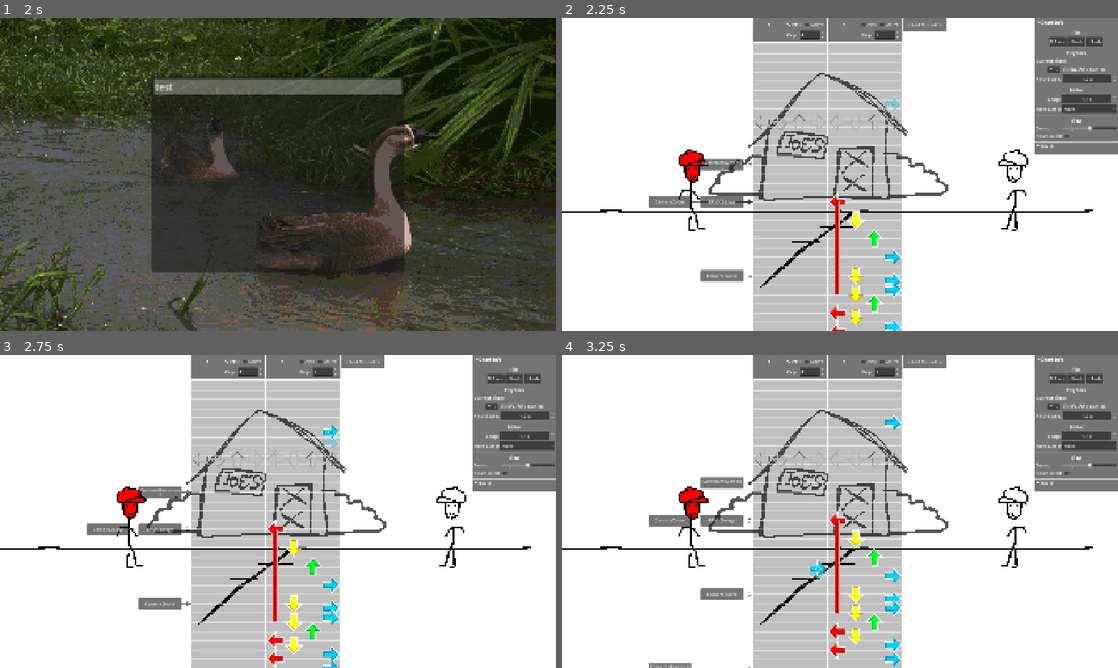
Above: before the commit, frames 1-4 (two rows, left to right).
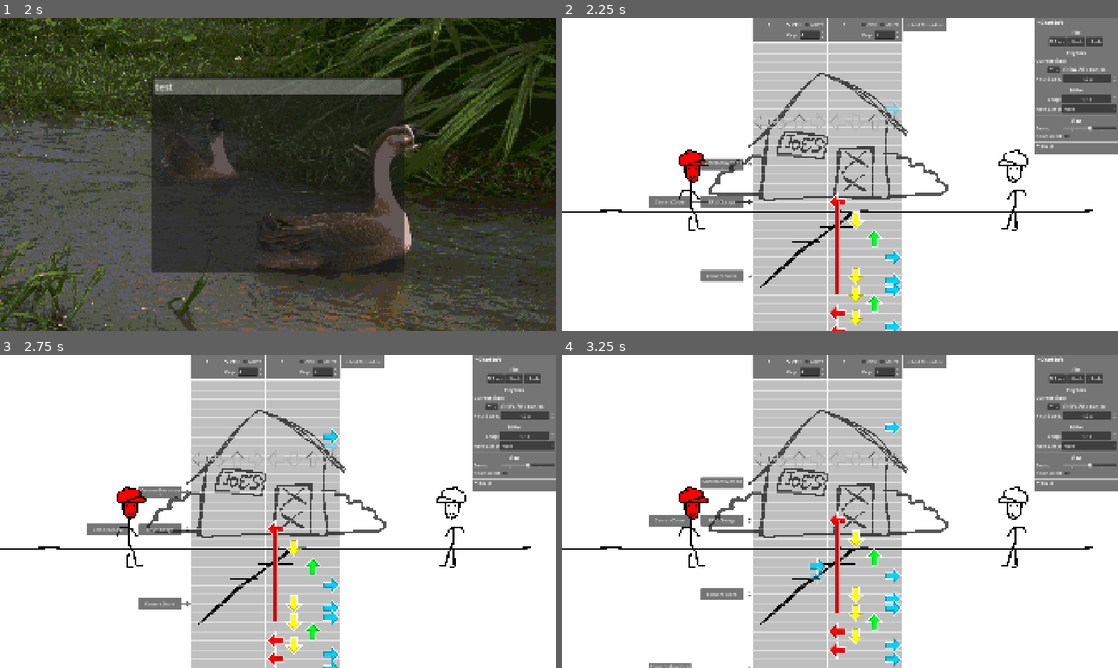
Above: after the commit, the same moments.

Repository: B3GD/b3gd
Game: Godot game, scene res://menus/freeplay/freeplay.tscn
The game is run twice, just before and just after one commit, with the same random seed, the same clock (stepped at 60 frames per second) and the same inputs. Sound files missing from this copy of the repository are replaced by a short silence.
Inputs (mouse positions are in pixels of both pictures, inside the frame that each line leads up to):
- Up to frame 1 (2 s): tap Enter at 0.5 s; move the mouse to (400, 158) at 0.52 s; hold Up (editor_time_up) 0.53-1.28 s; click (400, 158) at 0.67 s; tap Space (editor_pause) at 1.25 s; move the mouse to (166, 190) at 1.27 s; hold Down (editor_time_down) from 1.28 s (still down); click (166, 190) at 1.42 s
- Up to frame 2 (2.25 s): tap Enter at 2 s; move the mouse to (895, 105) at 2.02 s; release Down (editor_time_down) at 2.03 s; hold Up (editor_time_up) from 2.03 s (still down); click (895, 105) at 2.17 s
- Up to frame 3 (2.75 s): keep holding Up (editor_time_up)
- Up to frame 4 (3.25 s): keep holding Up (editor_time_up); move the mouse to (812, 574) at 2.77 s; click (812, 574) at 2.92 s

Frame 1 is identical in both runs. In frame 2, less than 0.1% of the frame differs, in the area x 58-61%, y 25-32%; in frame 3, 0.2%; in frame 4, 0.2%, in the area x 44-62%, y 19-73%.

Commit message:
snap done

Diff:
--- a/b3gd/chart_editor/chart_scrubber.gd
+++ b/b3gd/chart_editor/chart_scrubber.gd
@@ -8,6 +8,7 @@
 		step *= -1
 	if %EditorDownscroll.button_pressed:
 		step *= -1
+
 	if event.is_action_pressed("editor_time_down") or event.is_action_pressed("editor_time_up"):
 		var beat = song_audio_player.song_progress_beats
 		beat += step
--- a/b3gd/chart_editor/strum_line_input.gd
+++ b/b3gd/chart_editor/strum_line_input.gd
@@ -38,6 +38,7 @@
 		scroll_mult *= -1.0
 	time_mouse_pos /= 64 * scroll_mult
 	time_mouse_pos += song_audio_player.song_progress_seconds
+	time_mouse_pos = chart_data_modifier.get_snapped_time(time_mouse_pos)
 
 	if !creating_note:
 		mouse_time = time_mouse_pos
